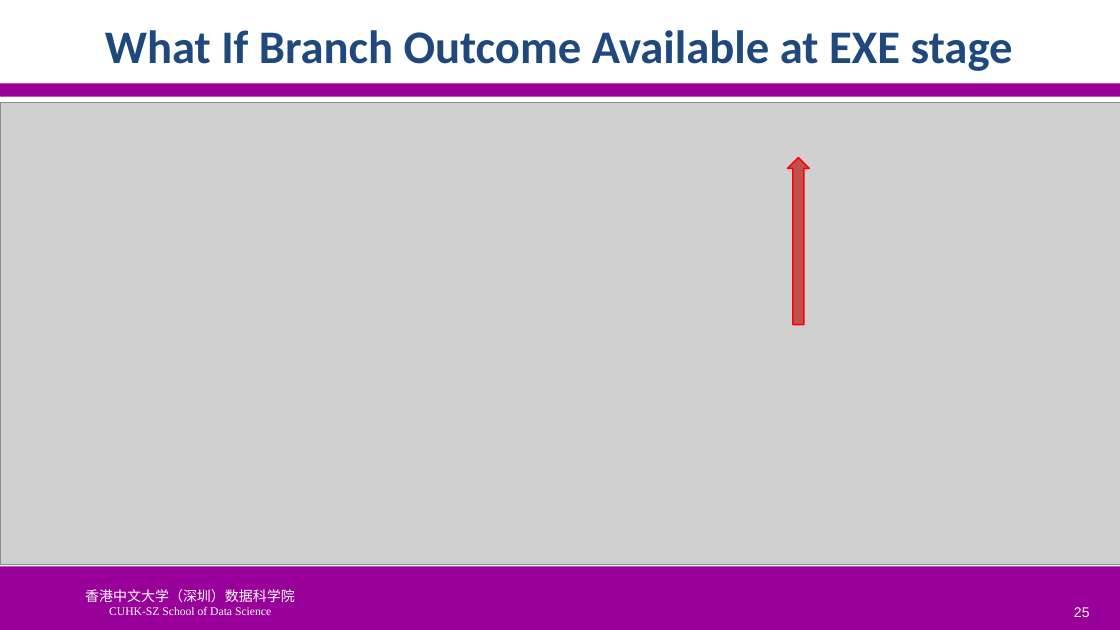
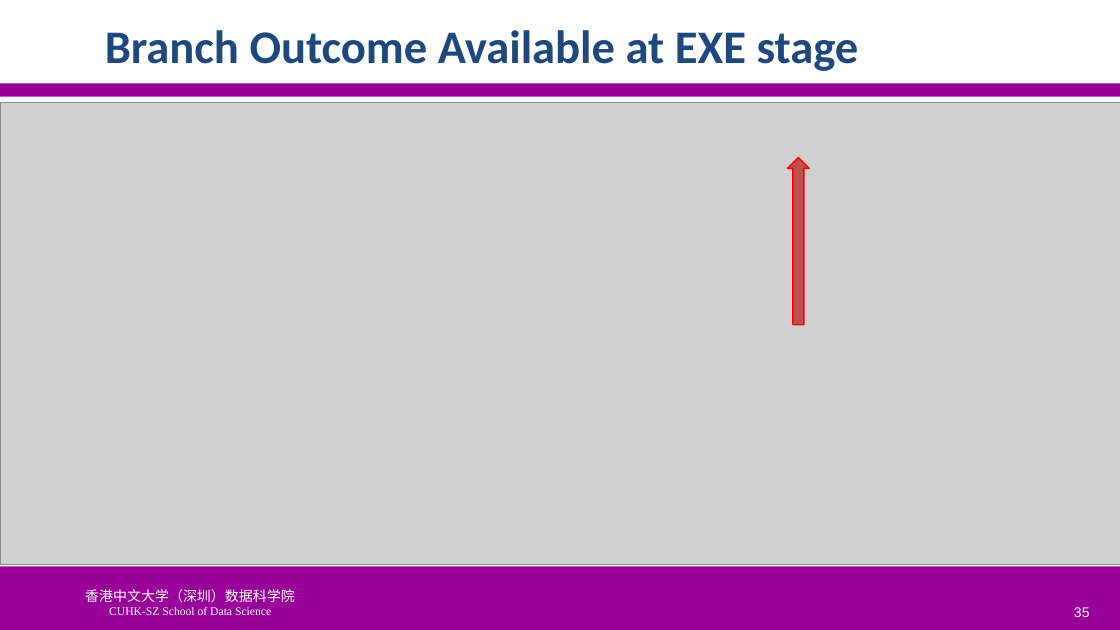
Before and after one commit to SUNCHAOYI923/CMU_CSAPP, a slide deck: slide 35 of slide/CA3060-4-Hazards.pptx (slide 25 before the commit). Drawn at 1120x630 pixels with LibreOffice and Linux fonts; fonts in the diff are those of the drawing; grey boxes stand for pictures; background and template pictures are left out. Boxes give left, top, right and bottom in pixels: in the first picture for what was removed or moved away, otherwise in the second. Text is boxed around its words. In the diff, an @@ line names an element or a change of style, - is before the commit and + after.

```diff
--- a/slide/CA3060-4-Hazards.pptx
+++ b/slide/CA3060-4-Hazards.pptx
@@ title at box(105, 30, 859, 71): text changed @@
-What If Branch Outcome Available at EXE stage
+Branch Outcome Available at EXE stage
@@ page number at box(1074, 607, 1090, 617): text changed @@
-25
+35
```
Also in this commit, not shown: 7 other slides changed, 18 slides added, 5 slides removed, 5 other files.
